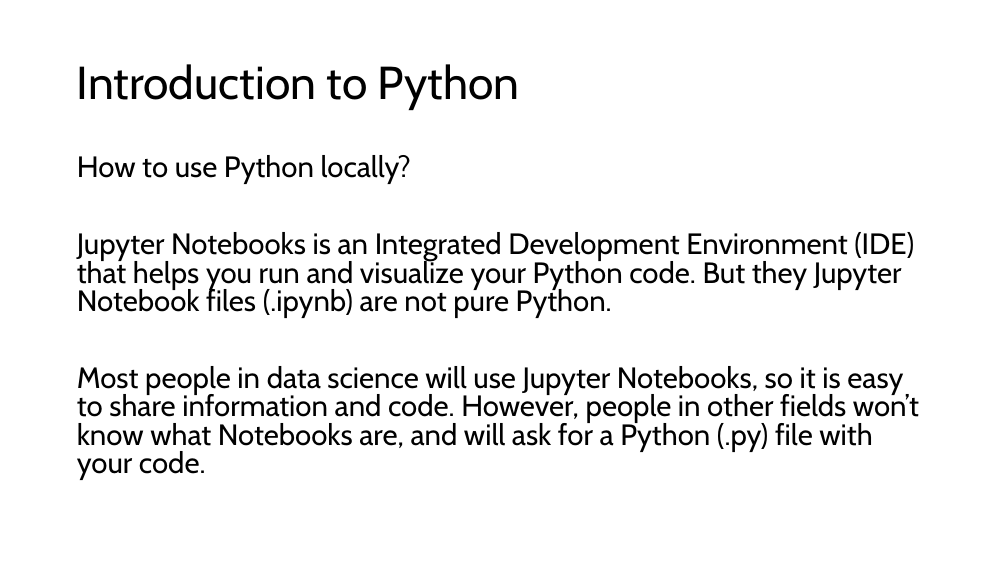
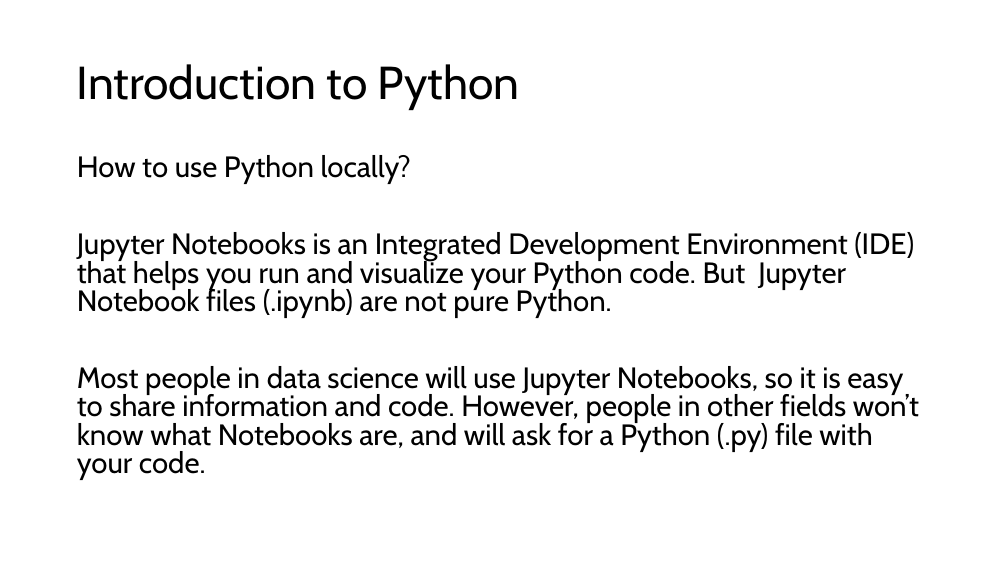
Before and after one commit to dguari1/AIforMovementScience, a slide deck: slide 19 of How to use Python.pptx (slide 18 before the commit). Drawn at 1008x567 pixels with LibreOffice and Linux fonts; fonts in the diff are those of the drawing. Boxes give left, top, right and bottom in pixels: in the first picture for what was removed or moved away, otherwise in the second. Text is boxed around its words. In the diff, an @@ line names an element or a change of style, - is before the commit and + after.

```diff
--- a/How to use Python.pptx
+++ b/How to use Python.pptx
@@ text at [77, 232, 914, 318]: text changed @@
-Jupyter Notebooks is an Integrated Development Environment (IDE) that helps you run and visualize your Python code. But they Jupyter Notebook files (.ipynb) are not pure Python.
+Jupyter Notebooks is an Integrated Development Environment (IDE) that helps you run and visualize your Python code. But Jupyter Notebook files (.ipynb) are not pure Python.
```
Also in this commit, not shown: 5 other slides changed, 1 slide added, 32 other files.
